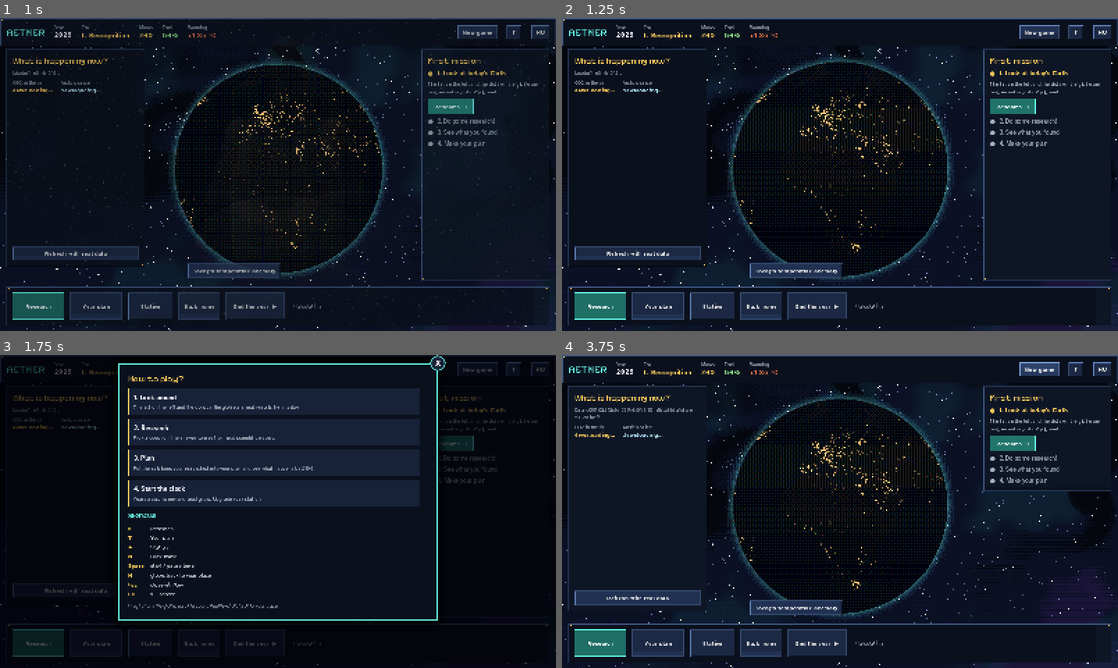
Above: before the commit, frames 1-4 (two rows, left to right).
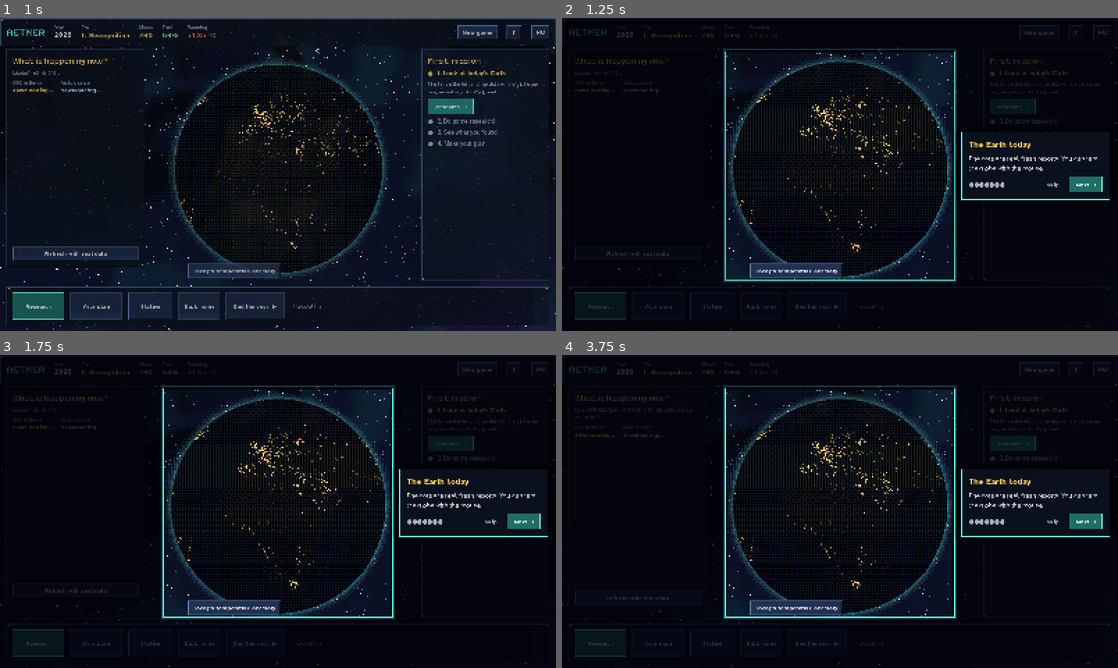
Above: after the commit, the same moments.

Repository: roadside/aether
Game: Godot game, scene res://scenes/main.tscn
Two runs of this game, one before a commit and one after it. Both use one fixed random seed, a clock stepped at 60 frames per second and the inputs below. Sound files missing from this copy of the repository are replaced by a short silence.
Inputs (mouse positions are in pixels of both pictures, inside the frame that each line leads up to):
- Up to frame 1 (1 s): tap Enter at 0.5 s; drag from (278, 165) to (333, 105) at 0.52 s
- Up to frame 2 (1.25 s): no input
- Up to frame 3 (1.75 s): click "?" at 1.25 s
- Up to frame 4 (3.75 s): click "New game" at 2 s; click "New game" at 2.75 s; click "Sure? Click again" (after the commit: "New game") at 3.5 s

Frame 1 is identical in both runs. In frame 2, 16% of the frame differs, in the area x 0-100%, y 0-100%; in frame 3, 25%, in the area x 21-100%, y 0-86%; in frame 4, 17%.

Commit message:
Rámutatós bemutató az intró után (hét lépés, átugorható, a súgóból újranézhető); a melegedés súgójának rövidebb szövege
Co-Authored-By: Claude Fable 5.2 <noreply@anthropic.com>
Claude-Session: https://claude.ai/code/session_01T6sPwaPiVjASr8DLyjC9bo

Diff:
--- a/AETHER_godot/scripts/i18n_2.gd
+++ b/AETHER_godot/scripts/i18n_2.gd
@@ -19,7 +19,7 @@
 	"Ha idén már mindent megtettél, zárd le az évet. Jön a következő. (Szóköz)": "When you have done everything for this year, end it. The next one comes. (Space)",
 	"Még nincs terved: a kibocsátás nem csökken.": "You have no plan yet: emissions are not falling.",
 	"Melegedés": "Warming",
-	"A játék Földjének hőmérséklete %d-ben: a klímamodell pályája és a természetes évi ingadozás. (Valódi mérés 2024-ben: +1,36 °C, Forster és mtsai 2025.)": "The temperature of the game's Earth in %d: the climate model's path plus natural year-to-year variation. (Real measurement in 2024: +1.36 °C, Forster et al. 2025.)",
+	"A játék Földjének hőmérséklete %d-ben (klímamodell). Valódi mérés 2024-ben: +1,36 °C, Forster és mtsai 2025.": "The game Earth's temperature in %d (climate model). Real measurement in 2024: +1.36 °C, Forster et al. 2025.",
 	"Új játék, új Föld. Kutass, készíts tervet, aztán zárd le az évet!": "New game, new Earth. Research, make a plan, then end the year!",
 	"A klímamodell szerint. Arany: a te utad, a sávval, amin belül a Föld járhat. Piros: ha semmi sem változik. Fehér: ami eddig történt.": "According to the climate model. Gold: your path, with the band the Earth may stay within. Red: if nothing changes. White: what has happened so far.",
 	"a tenger %d cm-rel magasabb": "the sea is %d cm higher",
@@ -122,6 +122,20 @@
 	"Csak számokból áll": "Numbers only",
 	"Megosztom": "Share",
 	"Megosztva ✓": "Shared ✓",
+	"Átugrom": "Skip",
+	"Tovább →": "Next →",
+	"Kezdjük!": "Let's start!",
+	"Bemutató újra": "Show the tour again",
+	"A Föld ma": "The Earth today",
+	"A pöttyök valódi, friss jelentések. Az egérrel megforgathatod.": "The dots are real, fresh reports. You can turn the globe with the mouse.",
+	"Hol tartasz?": "Where are you now?",
+	"Itt látod az évet, a pénzed, a bizalmat és a melegedést.": "Here you see the year, your money, trust and warming.",
+	"Valódi hírek a világból. Kattints egyre, és megtudod, mi köze a klímához.": "Real news from the world. Click one to learn what it has to do with climate.",
+	"Itt kérdezel. A válasz valódi tudományos cikkekből jön.": "Here you ask. The answer comes from real scientific papers.",
+	"Itt döntöd el, mit tegyen a világ. Rögtön látod, mi lesz 2100-ban.": "Here you decide what the world should do. You see at once what happens by 2100.",
+	"Telik az idő": "Time passes",
+	"Ha végeztél, zárd le az évet. A görbe mutatja, merre tart a melegedés.": "When you are done, close the year. The curve shows where warming is heading.",
+	"Innen indulj! A küldetés lépésről lépésre vezet.": "Start here! The mission guides you step by step.",
 	"Nálunk →": "Back home →",
 	"Mennyi CO2 jut még?": "How much CO2 is left?",
 	"Kutasd ki, mennyi CO2-t bocsáthat még ki a világ 1,5 és 2 fokig.": "Research how much CO2 the world can still emit before 1.5 and 2 degrees.",
--- a/AETHER_godot/scripts/main.gd
+++ b/AETHER_godot/scripts/main.gd
@@ -16,6 +16,7 @@
 const StationPanel := preload("res://scripts/station_panel.gd")
 const NalunkPanel := preload("res://scripts/nalunk_panel.gd")
 const Intro := preload("res://scripts/intro.gd")
+const Tour := preload("res://scripts/tour.gd")
 const PathStrip := preload("res://scripts/path_strip.gd")
 const Milestones := preload("res://scripts/milestones.gd")
 const Finale := preload("res://scripts/finale.gd")
@@ -204,6 +205,49 @@
 	if shots:
 		print("INTRO kész")
 		get_tree().quit()
+		return
+	if not bool(L.get_setting("bemutato_kesz", false)):
+		_start_tour()
+
+
+var _tour: Control
+var _left_panel: Control
+var _right_panel: Control
+var _btn_research: Button
+var _btn_plan: Button
+
+
+## Rámutatós bemutató a képernyő részeiről (első indításkor, és a „?” ablakból bármikor).
+func _start_tour() -> void:
+	if _tour != null:
+		return
+	_close_overlay()
+	var was_blocked: bool = campaign.blocked
+	campaign.blocked = true      # a bemutató alatt áll az idő
+	_tour = Tour.new()
+	var both := func(a: Control, b: Control) -> Rect2:
+		return a.get_global_rect().merge(b.get_global_rect())
+	_tour.steps = [
+		{"rect": func() -> Rect2: return Rect2(480, 105, 640, 640),
+			"cim": "A Föld ma", "szoveg": "A pöttyök valódi, friss jelentések. Az egérrel megforgathatod."},
+		{"rect": func() -> Rect2: return Rect2(0, 0, 640, 74),
+			"cim": "Hol tartasz?", "szoveg": "Itt látod az évet, a pénzed, a bizalmat és a melegedést."},
+		{"rect": func() -> Rect2: return _left_panel.get_global_rect(),
+			"cim": "Mi történik most?", "szoveg": "Valódi hírek a világból. Kattints egyre, és megtudod, mi köze a klímához."},
+		{"rect": func() -> Rect2: return _btn_research.get_global_rect(),
+			"cim": "Kutatás", "szoveg": "Itt kérdezel. A válasz valódi tudományos cikkekből jön."},
+		{"rect": func() -> Rect2: return _btn_plan.get_global_rect(),
+			"cim": "A terved", "szoveg": "Itt döntöd el, mit tegyen a világ. Rögtön látod, mi lesz 2100-ban."},
+		{"rect": func() -> Rect2: return both.call(_play_btn, _path),
+			"cim": "Telik az idő", "szoveg": "Ha végeztél, zárd le az évet. A görbe mutatja, merre tart a melegedés."},
+		{"rect": func() -> Rect2: return _right_panel.get_global_rect(),
+			"cim": "Küldetések", "szoveg": "Innen indulj! A küldetés lépésről lépésre vezet."},
+	]
+	add_child(_tour)
+	await _tour.finished
+	_tour = null
+	campaign.blocked = was_blocked
+	L.set_setting("bemutato_kesz", true)
 
 
 ## Az intro alatt is látszó elemek: háttér, csillagok, földgömb.
@@ -325,8 +369,8 @@
 ## F11: teljes képernyő be/ki. (A felület 1600×900-as tervből bármekkora
 ## kijelzőre élesen felnagyul, a betűk a valódi felbontáson rajzolódnak.)
 func _unhandled_input(event: InputEvent) -> void:
-	if _intro != null:
-		return   # az intro alatt csak az átugrás működik (azt az intro kezeli)
+	if _intro != null or _tour != null:
+		return   # az intro és a bemutató alatt csak a saját gombjaik működnek
 	if event is InputEventKey and event.pressed and not event.echo and event.keycode == KEY_ESCAPE and _overlay != null:
 		_request_close()
 		return
@@ -441,6 +485,7 @@
 
 func _build_left_panel() -> void:
 	var v := _panel(Vector2(18, 90), 400)
+	_left_panel = v.get_parent()
 	v.add_child(UI.heading(L.t("Mi történik most?"), 24))
 	_world_note = UI.label(L.t("Valós jelentések betöltése…"), 14, UI.MUTE)
 	v.add_child(_world_note)
@@ -468,6 +513,7 @@
 
 func _build_right_panel() -> void:
 	var v := _panel(Vector2(1212, 90), 370)
+	_right_panel = v.get_parent()
 	_mission_title = UI.heading(L.t("Első küldetés"), 24)
 	v.add_child(_mission_title)
 	_mission_box = UI.vbox(8)
@@ -491,11 +537,13 @@
 	research.tooltip_text = L.t("Válassz kérdést, a válasz valódi cikkekből jön. Gyorsbillentyű: K")
 	research.pressed.connect(_open_research)
 	h.add_child(research)
+	_btn_research = research
 	var plan := UI.button(L.t("A terved"))
 	plan.custom_minimum_size = Vector2(150, 0)
 	plan.tooltip_text = L.t("Állítsd be, mit tegyen a világ, és nézd meg, mi lesz 2100-ig. Gyorsbillentyű: T")
 	plan.pressed.connect(_open_plan)
 	h.add_child(plan)
+	_btn_plan = plan
 	var station := UI.button(L.t("Állomás"))
 	station.custom_minimum_size = Vector2(130, 0)
 	station.tooltip_text = L.t("A kutatóállomásod: modulok építése és fejlesztése. Gyorsbillentyű: A")
@@ -728,6 +776,11 @@
 	v.size_flags_horizontal = Control.SIZE_EXPAND_FILL
 	scroll.add_child(UI.scroll_pad(v))
 	v.add_child(UI.heading(L.t("Hogyan játssz?")))
+	var tour_btn := UI.button(L.t("Bemutató újra"), true)
+	tour_btn.size_flags_horizontal = Control.SIZE_SHRINK_BEGIN
+	tour_btn.focus_mode = Control.FOCUS_NONE
+	tour_btn.pressed.connect(_start_tour)
+	v.add_child(tour_btn)
 	var steps := [
 		[L.t("1. Nézz körül"), L.t("A bal oldali lista és a földgömb pöttyei valódi, mai jelentések.")],
 		[L.t("2. Kutass"), L.t("Válassz kérdést: a válasz valódi tudományos cikkekből jön.")],
@@ -1403,7 +1456,7 @@
 	if not is_nan(t):
 		var ml: Label = _stats["melegedes"]
 		ml.text = "+%s °C" % UI.hu(t, 2)
-		ml.tooltip_text = L.t("A játék Földjének hőmérséklete %d-ben: a klímamodell pályája és a természetes évi ingadozás. (Valódi mérés 2024-ben: +1,36 °C, Forster és mtsai 2025.)") % campaign.year
+		ml.tooltip_text = L.t("A játék Földjének hőmérséklete %d-ben (klímamodell). Valódi mérés 2024-ben: +1,36 °C, Forster és mtsai 2025.") % campaign.year
 	if not model.is_empty():
 		var k: Dictionary = model["osszegzes"]["kozep"]
 		(_stats["jovo"] as Label).text = "2100: +%s °C" % UI.hu(float(k["T2100"]), 1)
@@ -1741,6 +1794,17 @@
 	var w := await _wait_tag("vilag")
 	print("ONTESZT világ: kód=", w[1], " események=", world.get("esemenyek", []).size(), " források=", world.get("forrasok", {}))
 	await _shot(dir, "1_mai_fold.png")
+	# 1t: a rámutatós bemutató lépései (a beállítást nem írja át: a végén visszaáll)
+	var tour_done: Variant = L.get_setting("bemutato_kesz", false)
+	_start_tour()
+	for ti in 7:
+		await get_tree().create_timer(0.8).timeout
+		if ti in [0, 3, 5, 6]:
+			await _shot(dir, "1t_bemutato_%d.png" % (ti + 1))
+		if _tour != null:
+			_tour._next()
+	await get_tree().create_timer(0.3).timeout
+	L.set_setting("bemutato_kesz", tour_done)
 	# 1b: egy esemény kijelölése a listából (gyűrű a gömbön, odafordulás); 1c súgó; 1d játék vége
 	var evs: Array = world.get("esemenyek", [])
 	if not evs.is_empty():
--- /dev/null
+++ b/AETHER_godot/scripts/tour.gd
@@ -0,0 +1,142 @@
+extends Control
+## Rámutatós bemutató: a képernyő elsötétül, egyszerre egy rész világít, mellette egy rövid
+## mondat és a „Tovább” gomb. Bármikor átugorható (Esc). A lépéseket a főképernyő adja:
+## [{"rect": Callable -> Rect2, "cim": String, "szoveg": String}, ...]
+
+signal finished
+
+const L := preload("res://scripts/i18n.gd")
+const UI := preload("res://scripts/ui.gd")
+
+var steps: Array = []
+var index := 0
+var _rect := Rect2()
+var _target := Rect2()
+var _bubble: PanelContainer
+var _pulse := 0.0
+
+
+func _ready() -> void:
+	set_anchors_and_offsets_preset(Control.PRESET_FULL_RECT)
+	size = get_parent_area_size()
+	mouse_filter = Control.MOUSE_FILTER_STOP
+	z_index = 60
+	focus_mode = Control.FOCUS_ALL
+	grab_focus()
+	_show_step(true)
+
+
+func _process(delta: float) -> void:
+	_pulse += delta
+	_rect = Rect2(_rect.position.lerp(_target.position, minf(1.0, delta * 9.0)),
+		_rect.size.lerp(_target.size, minf(1.0, delta * 9.0)))
+	queue_redraw()
+
+
+func _draw() -> void:
+	var full := get_rect().size
+	var dark := Color(0.0, 0.0, 0.03, 0.80)
+	var r := _rect
+	draw_rect(Rect2(0, 0, full.x, r.position.y), dark)
+	draw_rect(Rect2(0, r.end.y, full.x, full.y - r.end.y), dark)
+	draw_rect(Rect2(0, r.position.y, r.position.x, r.size.y), dark)
+	draw_rect(Rect2(r.end.x, r.position.y, full.x - r.end.x, r.size.y), dark)
+	var glow := 0.65 + 0.35 * sin(_pulse * 3.0)
+	draw_rect(r.grow(3), Color(UI.CYAN, glow), false, 3.0)
+	draw_rect(r.grow(8), Color(UI.CYAN, glow * 0.25), false, 2.0)
+
+
+func _gui_input(event: InputEvent) -> void:
+	if event is InputEventKey and event.pressed and not event.echo:
+		if event.keycode == KEY_ESCAPE:
+			_end()
+		elif event.keycode in [KEY_ENTER, KEY_KP_ENTER, KEY_SPACE, KEY_RIGHT]:
+			_next()
+		elif event.keycode == KEY_LEFT and index > 0:
+			index -= 1
+			_show_step()
+		accept_event()
+
+
+func _next() -> void:
+	index += 1
+	if index >= steps.size():
+		_end()
+	else:
+		_show_step()
+
+
+func _end() -> void:
+	finished.emit()
+	queue_free()
+
+
+func _show_step(first: bool = false) -> void:
+	var st: Dictionary = steps[index]
+	_target = (st["rect"] as Callable).call()
+	_target = _target.grow(6).intersection(Rect2(Vector2(4, 4), get_rect().size - Vector2(8, 8)))
+	if first:
+		_rect = _target
+	if _bubble != null:
+		_bubble.queue_free()
+	_bubble = PanelContainer.new()
+	var sb := StyleBoxFlat.new()
+	sb.bg_color = UI.PANEL_BG
+	sb.border_color = UI.CYAN
+	sb.set_border_width_all(3)
+	sb.shadow_color = Color(0, 0, 0, 0.7)
+	sb.shadow_size = 20
+	sb.set_content_margin_all(22)
+	_bubble.add_theme_stylebox_override("panel", sb)
+	_bubble.custom_minimum_size = Vector2(430, 0)
+	var v := UI.vbox(12)
+	_bubble.add_child(v)
+	v.add_child(UI.label(L.t(st["cim"]), 24, UI.GOLD, true))
+	v.add_child(UI.label(L.t(st["szoveg"]), 19, UI.TEXT))
+	var row := UI.hbox(14)
+	var dots := ""
+	for i in steps.size():
+		dots += "●" if i == index else "○"
+	var d := UI.label(dots, 16, UI.MUTE, false, false)
+	d.size_flags_horizontal = Control.SIZE_EXPAND_FILL
+	row.add_child(d)
+	if index < steps.size() - 1:
+		var skip := Button.new()
+		skip.flat = true
+		skip.text = L.t("Átugrom")
+		skip.focus_mode = Control.FOCUS_NONE
+		skip.add_theme_font_size_override("font_size", 16)
+		skip.add_theme_color_override("font_color", UI.MUTE)
+		skip.pressed.connect(_end)
+		row.add_child(skip)
+	var go := UI.button(L.t("Tovább →") if index < steps.size() - 1 else L.t("Kezdjük!"), true)
+	go.focus_mode = Control.FOCUS_NONE
+	go.pressed.connect(_next)
+	row.add_child(go)
+	v.add_child(row)
+	add_child(_bubble)
+	_place_bubble.call_deferred()
+
+
+## A buborék oda kerül, ahol a kiemelt rész mellett a legtöbb hely van.
+func _place_bubble() -> void:
+	if _bubble == null:
+		return
+	var full := get_rect().size
+	var s := _bubble.get_combined_minimum_size()
+	_bubble.size = s
+	var t := _target
+	var gap := 22.0
+	var pos := Vector2.ZERO
+	var room := {"lent": full.y - t.end.y, "fent": t.position.y, "jobb": full.x - t.end.x, "bal": t.position.x}
+	if room["jobb"] >= s.x + gap * 2:
+		pos = Vector2(t.end.x + gap, t.get_center().y - s.y / 2)
+	elif room["bal"] >= s.x + gap * 2:
+		pos = Vector2(t.position.x - gap - s.x, t.get_center().y - s.y / 2)
+	elif room["lent"] >= s.y + gap * 2:
+		pos = Vector2(t.get_center().x - s.x / 2, t.end.y + gap)
+	else:
+		pos = Vector2(t.get_center().x - s.x / 2, t.position.y - gap - s.y)
+	pos.x = clampf(pos.x, 12, full.x - s.x - 12)
+	pos.y = clampf(pos.y, 12, full.y - s.y - 12)
+	_bubble.position = pos
